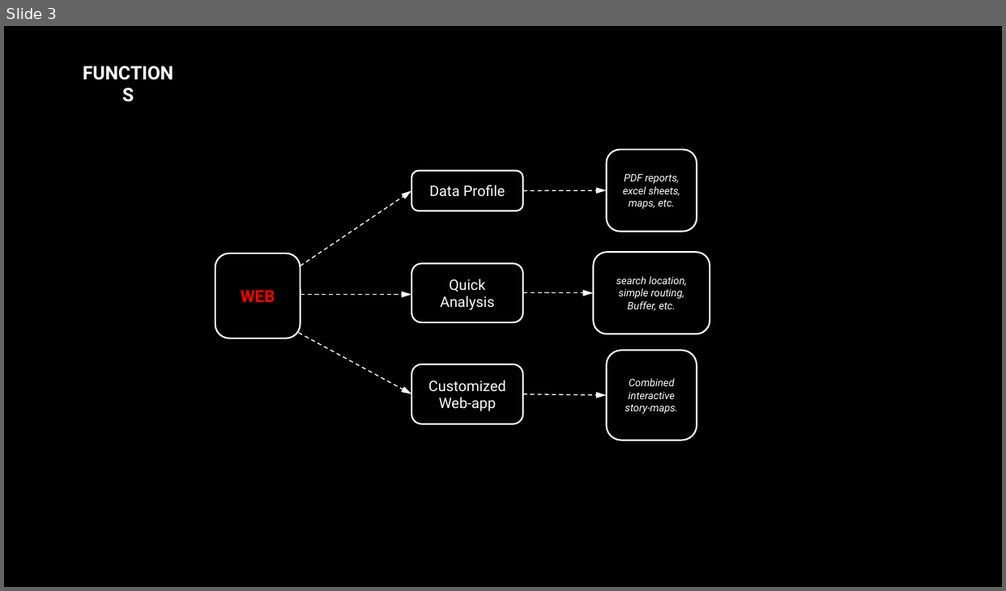
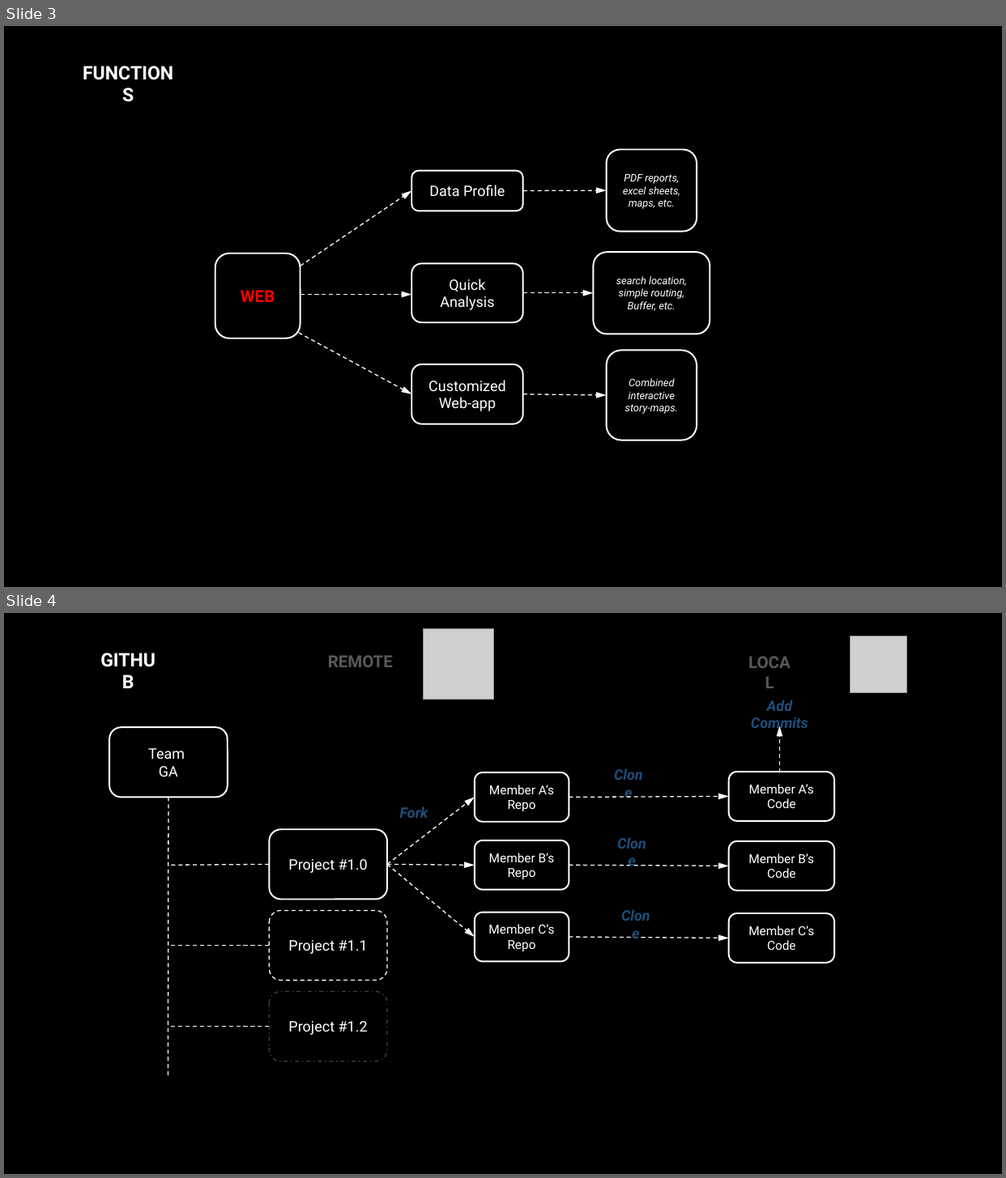
Before and after one commit to wenhaowuuu/ProjectDataX, a slide deck: communication/pre_0724.pptx. Shown one above the other, each under a label of ours: slide 3 before the commit, slides 3 and 4 after it. The pictures are 1006x591 and 1006x1178 pixels, drawn with LibreOffice and Linux fonts; fonts in the diff are those of the drawing; grey boxes stand for pictures. Boxes give left, top, right and bottom in pixels: in the first picture for what was removed or moved away, otherwise in the second. Text is boxed around its words. In the diff, an @@ line names an element or a change of style, - is before the commit and + after.

```diff
--- a/communication/pre_0724.pptx
+++ b/communication/pre_0724.pptx
@@ slide 4 added at bbox=[4, 613, 1002, 1174], background #000000 @@
@@ picture added at bbox=[424, 628, 493, 699] @@
@@ picture added at bbox=[850, 636, 907, 693] @@
@@ text added at bbox=[88, 645, 168, 675], 18 pt, text #FFFFFF, bold @@
+GITHUB
@@ text added at bbox=[328, 655, 393, 667], 16 pt, text #595959, bold @@
+REMOTE
@@ text added at bbox=[738, 648, 802, 676], 16 pt, text #595959, bold @@
+LOCAL
@@ text added at bbox=[751, 700, 808, 733], 14 pt, text #1F4E79, bold, italic @@
+Add Commits
@@ rounded rectangle added at bbox=[109, 727, 228, 797], outline #FFFFFF 1.5 pt, 14 pt, text #FFFFFF @@
+Team
+GA
@@ arrow added from (780, 773) to (780, 726), #FFFFFF 1 pt dashed @@
@@ rounded rectangle added at bbox=[475, 773, 569, 822], outline #FFFFFF 1.5 pt, 12 pt, text #FFFFFF @@
+Member A’s
+Repo
@@ text added at bbox=[603, 762, 654, 787], 14 pt, text #1F4E79, bold, italic @@
+Clone
@@ rounded rectangle added at bbox=[729, 772, 834, 821], outline #FFFFFF 1.5 pt, 12 pt, text #FFFFFF @@
+Member A’s
+Code
@@ line added from (168, 797) to (168, 1077), #FFFFFF 1 pt dashed @@
@@ arrow added from (387, 865) to (475, 797), #FFFFFF 1 pt dashed @@
@@ text added at bbox=[400, 807, 428, 818], 14 pt, text #1F4E79, bold, italic @@
+Fork
@@ arrow added from (569, 797) to (729, 796), #FFFFFF 1 pt dashed @@
@@ rounded rectangle added at bbox=[269, 829, 387, 899], outline #FFFFFF 1.5 pt, 14 pt, text #FFFFFF @@
+Project #1.0
@@ text added at bbox=[607, 831, 657, 856], 14 pt, text #1F4E79, bold, italic @@
+Clone
@@ rounded rectangle added at bbox=[475, 841, 569, 890], outline #FFFFFF 1.5 pt, 12 pt, text #FFFFFF @@
+Member B’s
+Repo
@@ rounded rectangle added at bbox=[729, 841, 834, 891], outline #FFFFFF 1.5 pt, 12 pt, text #FFFFFF @@
+Member B’s
+Code
@@ line added from (269, 865) to (168, 865), #FFFFFF 1 pt dashed @@
@@ arrow added from (387, 865) to (475, 865), #FFFFFF 1 pt dashed @@
@@ arrow added from (387, 865) to (475, 937), #FFFFFF 1 pt dashed @@
@@ arrow added from (569, 865) to (729, 866), #FFFFFF 1 pt dashed @@
@@ text added at bbox=[611, 904, 661, 929], 14 pt, text #1F4E79, bold, italic @@
+Clone
@@ rounded rectangle added at bbox=[269, 911, 387, 981], outline #FFFFFF 1 pt dashed, 14 pt, text #FFFFFF @@
+Project #1.1
@@ rounded rectangle added at bbox=[475, 913, 569, 962], outline #FFFFFF 1.5 pt, 12 pt, text #FFFFFF @@
+Member C’s
+Repo
@@ rounded rectangle added at bbox=[729, 914, 834, 964], outline #FFFFFF 1.5 pt, 12 pt, text #FFFFFF @@
+Member C’s
+Code
@@ line added from (269, 945) to (168, 945), #FFFFFF 1 pt dashed @@
@@ arrow added from (569, 937) to (729, 938), #FFFFFF 1 pt dashed @@
@@ rounded rectangle added at bbox=[269, 992, 387, 1062], outline #FFFFFF 1 pt dashed, 14 pt, text #FFFFFF @@
+Project #1.2
@@ line added from (269, 1027) to (168, 1027), #FFFFFF 1 pt dashed @@
```
Also in this commit, not shown: 7 other slides added, 2 slides removed, 10 other files.
